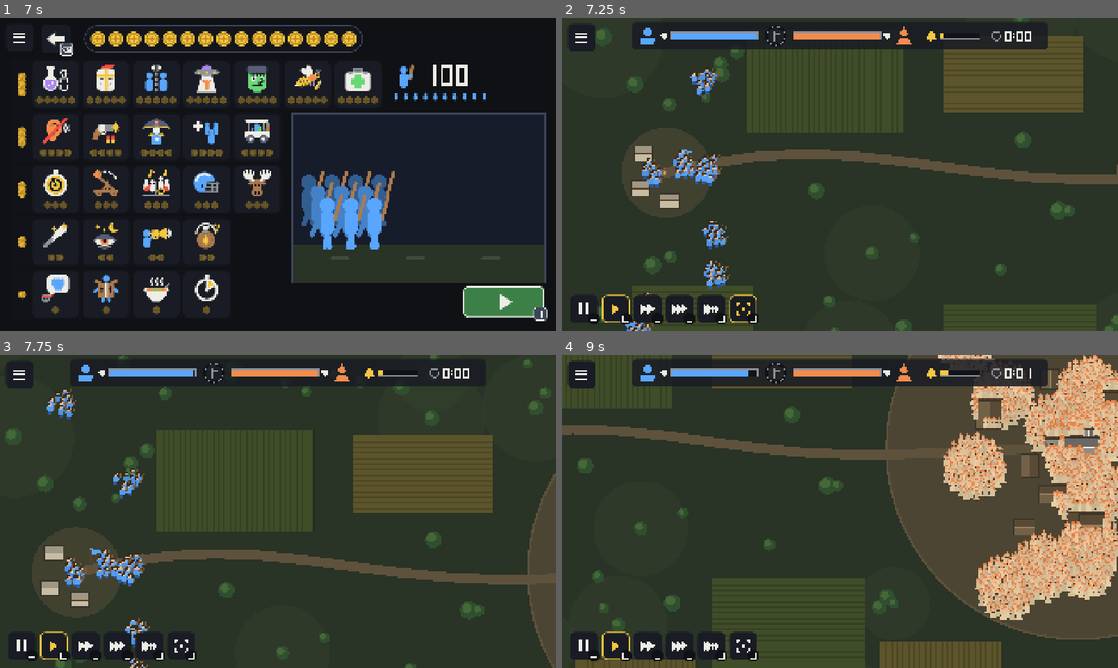
Above: before the commit, frames 1-4 (two rows, left to right).
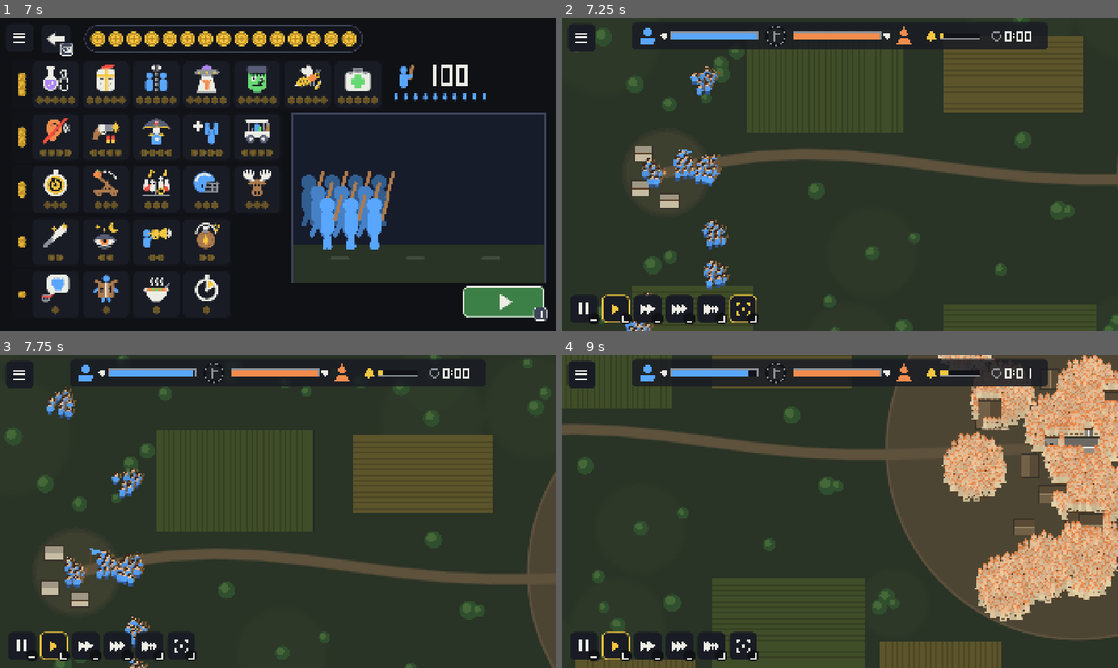
Above: after the commit, the same moments.

Repository: kuhyx/fifteen-dollar-siege
Game: Godot game, scene res://main.tscn
Same seed, same stepped clock (60 frames per second), same inputs: the game is played once before the commit and once after it.
Inputs (mouse positions are in pixels of both pictures, inside the frame that each line leads up to):
- Up to frame 1 (7 s): click (22, 36) at 0.5 s; click (278, 174) at 1.25 s; click (150, 99) at 2.02 s; click (55, 39) at 2.77 s; click (278, 99) at 3.52 s; click (55, 83) at 4.25 s; click (105, 83) at 5 s; click (155, 83) at 5.75 s; tap Enter (ui_accept) at 6.5, 6.77 s; move the mouse to (250, 237) at 6.52 s; hold Up from 6.53 s (still down); tap Space at 6.6 s; click (250, 237) at 6.67 s
- Up to frame 2 (7.25 s): keep holding Up; tap Enter (ui_accept) at 7.07 s
- Up to frame 3 (7.75 s): release Up at 7.25 s; drag from (278, 511) to (250, 574) at 7.27 s
- Up to frame 4 (9 s): move the mouse to (673, 464) at 8.02 s; hold A 8.03-8.75 s; click (673, 464) at 8.1 s; drag from (867, 511) to (673, 464) at 8.77 s

Frame 1 is identical in both runs. In frame 2, 0.9% of the frame differs, in the area x 6-100%, y 10-100%; in frame 3, 0.9%; in frame 4, 4.2%, in the area x 0-100%, y 0-91%.

Commit message:
Antialias figures and map by hand
MSAA 2D has no effect on the Compatibility renderer (docs list it for
Forward+ and Mobile only; a frame with it on is pixel-identical). Every
figure shape gets a one-pixel feather and the map outlines are
antialiased draw calls.

Co-Authored-By: Claude Fable 5.2 <noreply@anthropic.com>
Claude-Session: https://claude.ai/code/session_01WzxdWXs4gEhEUMr9rgYG9V

Diff:
--- a/project.godot
+++ b/project.godot
@@ -70,6 +70,10 @@
 "type": "sampler2D",
 "value": ""
 }
+pixel_m={
+"type": "float",
+"value": 1.0
+}
 block_count={
 "type": "int",
 "value": 0
--- a/src/autodrive/battle_checks.gd
+++ b/src/autodrive/battle_checks.gd
@@ -19,6 +19,10 @@
 const CHEVRON_FLOOR := 1500
 ## The same for the wasps' cloud on the whole-map view.
 const CLOUD_FLOOR := 4000
+## The share of soft (antialiased) edges a battle frame must have: on the
+## Compatibility renderer there is no MSAA 2D, so the edges are feathered by
+## hand (tests/view/test_antialias.gd). A staircase frame scores about 0.37.
+const SOFT_EDGES := 0.5
 ## Entering the screen may take this long, whole [lesson L9: under 1 s].
 const ENTER_BUDGET_MS := 1000.0
 
@@ -96,3 +100,13 @@
 	return bot.check(
 		seen < 0 or seen >= floor_px, "%s: %d px of %d changed" % [what, seen, floor_px]
 	)
+
+
+## The frame on screen has soft edges (SOFT_EDGES). True headless.
+static func edges_soft(bot: BotBase) -> bool:
+	var image: Image = await bot.shots.grab(bot.get_viewport())
+	if image == null:
+		return true
+	var share := FrameDiff.softness(image)
+	bot.numbers.append("soft_edges=%.2f" % share)
+	return bot.check(share >= SOFT_EDGES, "edges are %.2f soft, want %.2f" % [share, SOFT_EDGES])
--- a/src/autodrive/frame_diff.gd
+++ b/src/autodrive/frame_diff.gd
@@ -6,6 +6,10 @@
 
 ## Per-channel distance (0..1) from which a pixel counts as changed.
 const SEEN := 0.1
+## Per-channel steps of this size are soft (an antialiased edge), from HARD up
+## they are a staircase edge; smaller ones are flat colour or noise.
+const SOFT := 0.08
+const HARD := 0.3
 
 
 ## Pixels of `region` (image pixels) that differ between the two frames.
@@ -20,3 +24,27 @@
 			if gap >= SEEN:
 				count += 1
 	return count
+
+
+## Share of the edges in `image` that are soft (0..1): the number of
+## neighbouring pixel pairs that step SOFT to HARD, over all that step at
+## least SOFT. An antialiased frame scores high, a jagged one low.
+static func softness(image: Image) -> float:
+	var rgb := image.duplicate() as Image
+	rgb.convert(Image.FORMAT_RGB8)
+	var data := rgb.get_data()
+	var wide := rgb.get_width()
+	var soft := 0
+	var hard := 0
+	for y in range(0, rgb.get_height() - 1, 2):
+		for x in range(0, wide - 1, 2):
+			var at := (y * wide + x) * 3
+			for neighbour in [at + 3, at + wide * 3]:
+				var step := 0
+				for channel in 3:
+					step = maxi(step, absi(data[at + channel] - data[neighbour + channel]))
+				if step >= HARD * 255.0:
+					hard += 1
+				elif step >= SOFT * 255.0:
+					soft += 1
+	return float(soft) / maxf(soft + hard, 1.0)
--- a/src/autodrive/showcase_bot.gd
+++ b/src/autodrive/showcase_bot.gd
@@ -178,6 +178,7 @@
 	await watch(battle, 70)
 	return (
 		check(battle.crowd.squads[0].fallen() == 3, "the fallen lie in the fight")
+		and await BattleChecks.edges_soft(self)
 		and await shot("fight_close")
 	)
 
--- a/src/ui/figures/figure_builder.gd
+++ b/src/ui/figures/figure_builder.gd
@@ -9,6 +9,9 @@
 
 const NEAR_SEGMENTS := 14
 const FAR_SEGMENTS := 6
+## Added to a fringe vertex's outward angle in the mesh's UV.y, so the crowd
+## shader can tell it from a body vertex (whose UV.y is 0). Angles run -PI..PI.
+const FRINGE_FLAG := 4.0
 
 var detail := true
 var swing := 0.0
@@ -22,6 +25,16 @@
 var colors := PackedColorArray()
 var tags := PackedVector2Array()
 var indices := PackedInt32Array()
+## The one-pixel feather around every shape (antialiasing by hand: MSAA 2D
+## does nothing on the Compatibility renderer). Fringe vertices sit on the
+## outline; the shader pushes them out. Kept apart from the body so the
+## figure's own measures (bounds, triangles, spans) ignore them.
+var fringe_points := PackedVector2Array()
+var fringe_colors := PackedColorArray()
+var fringe_angles := PackedFloat32Array()
+var fringe_tags := PackedFloat32Array()
+## Triangle corners: 0 or more = a body vertex, -1 - k = fringe vertex k.
+var fringe_indices := PackedInt32Array()
 
 
 static func make(p_detail: bool, p_scale := 1.0) -> FigureBuilder:
@@ -41,6 +54,31 @@
 		tags.append(Vector2(swing, gear))
 	for index in order:
 		indices.append(base + index)
+	_feather(outline, base, tint)
+
+
+## A fringe around the outline whose vertices are `base`... in `points`.
+func _feather(outline: PackedVector2Array, base: int, tint: Color) -> void:
+	var count := outline.size()
+	var area := 0.0
+	for i in count:
+		area += outline[i].cross(outline[(i + 1) % count])
+	var first := fringe_points.size()
+	for i in count:
+		var before := (outline[i] - outline[(i + count - 1) % count]).normalized()
+		var after := (outline[(i + 1) % count] - outline[i]).normalized()
+		var normal := Vector2(before.y + after.y, -before.x - after.x)
+		if normal.is_zero_approx():
+			normal = Vector2(before.y, -before.x)
+		normal = normal.normalized() * signf(area)
+		fringe_points.append(outline[i] * scale + offset)
+		fringe_colors.append(Color(tint, 0.0))
+		fringe_angles.append(normal.angle() + FRINGE_FLAG)
+		fringe_tags.append(swing)
+	for i in count:
+		var next := (i + 1) % count
+		fringe_indices.append_array([base + i, base + next, -1 - (first + next)])
+		fringe_indices.append_array([base + i, -1 - (first + next), -1 - (first + i)])
 
 
 ## The same from flat numbers: [x0, y0, x1, y1, ...].
@@ -157,12 +195,24 @@
 
 
 func mesh() -> ArrayMesh:
+	var all_points := points.duplicate()
+	var all_colors := colors.duplicate()
+	var all_tags := PackedVector2Array()
+	for tag in tags:
+		all_tags.append(Vector2(tag.x, 0.0))
+	for i in fringe_points.size():
+		all_points.append(fringe_points[i])
+		all_colors.append(fringe_colors[i])
+		all_tags.append(Vector2(fringe_tags[i], fringe_angles[i]))
+	var all_indices := indices.duplicate()
+	for corner in fringe_indices:
+		all_indices.append(corner if corner >= 0 else points.size() - 1 - corner)
 	var arrays := []
 	arrays.resize(Mesh.ARRAY_MAX)
-	arrays[Mesh.ARRAY_VERTEX] = points
-	arrays[Mesh.ARRAY_COLOR] = colors
-	arrays[Mesh.ARRAY_TEX_UV] = tags
-	arrays[Mesh.ARRAY_INDEX] = indices
+	arrays[Mesh.ARRAY_VERTEX] = all_points
+	arrays[Mesh.ARRAY_COLOR] = all_colors
+	arrays[Mesh.ARRAY_TEX_UV] = all_tags
+	arrays[Mesh.ARRAY_INDEX] = all_indices
 	var out := ArrayMesh.new()
 	out.add_surface_from_arrays(Mesh.PRIMITIVE_TRIANGLES, arrays)
 	return out
--- a/src/view/battle/crowd.gdshader
+++ b/src/view/battle/crowd.gdshader
@@ -21,6 +21,9 @@
 global uniform float siege_clock;
 // Times life size at a far zoom (a man never shrinks to a speck), about the feet.
 global uniform float figure_boost;
+// Metres one real pixel spans: the feather (UV.y above 0.5 = a fringe vertex,
+// its outward angle plus 4) is one pixel wide at every zoom.
+global uniform float pixel_m;
 uniform float flip = 1.0;
 // Amplitudes: bob (walk), shake (fight), lean (flee), swing (weapon arm).
 uniform vec4 motion = vec4(0.38, 0.09, 0.42, 0.9);
@@ -84,7 +87,9 @@
 	float t = siege_clock + phase * 6.2831853;
 	float state = mix(pose, 4.0, fallen);
 	float side = phase > 0.5 ? 1.0 : -1.0;
-	vec2 v = VERTEX * figure_boost;
+	float rim = step(0.5, UV.y);
+	vec2 outward = vec2(cos(UV.y - 4.0), sin(UV.y - 4.0));
+	vec2 v = VERTEX * figure_boost + rim * outward * pixel_m * 0.8;
 	vec2 shift = vec2(0.0);
 	float tilt = 0.0;
 	if (flame > 0.0) {
--- a/src/view/battle/crowd_layer.gd
+++ b/src/view/battle/crowd_layer.gd
@@ -23,6 +23,9 @@
 const MAX_BOOST := 4.0
 ## The shader's global for it, set once a frame beside the clock.
 const BOOST := &"figure_boost"
+## The shader's global for the metres one real pixel spans: the feather
+## around every figure is one pixel wide at any zoom.
+const PIXEL := &"pixel_m"
 ## The shader's globals for the buildings: a one-row float texture of
 ## (x, y, w, h) and how many of its texels are used.
 const BLOCKS := &"blocks"
@@ -87,6 +90,7 @@
 	RenderingServer.global_shader_parameter_set(CLOCK, clock)
 	var boost := boost_for(zoom_px)
 	RenderingServer.global_shader_parameter_set(BOOST, boost)
+	RenderingServer.global_shader_parameter_set(PIXEL, pixel_m_for(zoom_px))
 	var cheering := _cheer > 0.0
 	_cheer = maxf(_cheer - delta * CHEER_FADE, 0.0)
 	for i in mini(squads.size(), shot.entity_count()):
@@ -103,6 +107,11 @@
 ## metre): 1 once a man is tall enough, more as the camera goes out.
 static func boost_for(zoom_px: float) -> float:
 	return clampf(MIN_MAN_PX / maxf(zoom_px * MAN_M, 0.001), 1.0, MAX_BOOST)
+
+
+## Metres one real pixel spans at `zoom_px` (real pixels per metre).
+static func pixel_m_for(zoom_px: float) -> float:
+	return 1.0 / maxf(zoom_px, 0.001)
 
 
 ## True while any swarm of wasps is in the air.
--- a/src/view/battle/map_layer.gd
+++ b/src/view/battle/map_layer.gd
@@ -24,12 +24,12 @@
 	for i in plan.trees.size():
 		if i % 5 == 0:
 			var patch := Vector2(plan.trees[i].x, plan.trees[i].y)
-			draw_circle(patch, plan.trees[i].z * 7.0, Color(WorldPalette.GRASS_LIGHT, 0.5))
+			_haze(patch, plan.trees[i].z * 7.0, Color(WorldPalette.GRASS_LIGHT, 0.5))
 	for i in plan.fields.size():
 		_field(plan.fields[i], i)
 	draw_circle(map.village_center, map.village_radius, WorldPalette.YARD)
-	draw_arc(map.village_center, map.village_radius, 0.0, TAU, 96, WorldPalette.PATH, 1.2)
-	draw_polyline(plan.path, WorldPalette.PATH, PATH_M)
+	draw_arc(map.village_center, map.village_radius, 0.0, TAU, 96, WorldPalette.PATH, 1.2, true)
+	draw_polyline(plan.path, WorldPalette.PATH, PATH_M, true)
 	for point in plan.path:
 		draw_circle(point, PATH_M / 2.0, WorldPalette.PATH)
 	for tree in plan.trees:
@@ -87,18 +87,33 @@
 	for i in 4:
 		var slope := PackedVector2Array([corners[i], corners[(i + 1) % 4], plan.bell])
 		draw_colored_polygon(slope, stone.darkened(0.08 * i))
+		_rim(slope, stone.darkened(0.08 * i))
 	draw_circle(plan.bell, 2.3, WorldPalette.SOOT)
 	draw_circle(plan.bell, 1.7, WorldPalette.BRASS)
 
 
+## A translucent disc with a soft edge: three discs, each a little smaller,
+## so the rim is a gradient instead of a staircase.
+func _haze(at: Vector2, radius: float, tint: Color) -> void:
+	var soft := Color(tint, tint.a / 3.0)
+	for share: float in [1.0, 0.94, 0.88]:
+		draw_circle(at, radius * share, soft)
+
+
+## An antialiased hairline of the same colour around a filled polygon.
+func _rim(outline: PackedVector2Array, tint: Color) -> void:
+	draw_polyline(outline + PackedVector2Array([outline[0]]), tint, 0.5, true)
+
+
 func _tree(at: Vector2, crown: float) -> void:
 	draw_circle(at, crown, WorldPalette.TREE)
+	draw_arc(at, crown, 0.0, TAU, 24, WorldPalette.TREE, 0.5, true)
 	draw_circle(at + Vector2(-0.25, -0.25) * crown, crown * 0.55, WorldPalette.TREE_LIGHT)
 
 
 ## The army's start: three tents around a fire and a pole with its colour.
 func _camp(at: Vector2) -> void:
-	draw_circle(at, 26.0, Color(WorldPalette.PATH, 0.45))
+	_haze(at, 26.0, Color(WorldPalette.PATH, 0.45))
 	for offset in MapPlan.TENTS:
 		var tent := Rect2(at + offset - MapPlan.TENT_SIZE / 2.0, MapPlan.TENT_SIZE)
 		_roof(tent, WorldPalette.TENT, WorldPalette.TENT.darkened(0.2), WorldPalette.WOOD_DARK)
--- /dev/null
+++ b/tests/view/test_antialias.gd
@@ -0,0 +1,65 @@
+extends GutTest
+## Antialiasing on the Compatibility renderer. MSAA 2D does nothing there (the
+## Godot docs list it for Forward+ and Mobile only, and a frame with it on is
+## pixel-identical to one without), so the edges are feathered by hand: every
+## figure shape carries a one-pixel fringe the crowd shader pushes outward.
+
+const FEATHER := Color(1, 1, 1, 0)
+
+
+func _square() -> FigureBuilder:
+	var b := FigureBuilder.make(true)
+	b.box(0.0, -2.0, 1.0, 2.0, Color.RED)
+	return b
+
+
+func _arrays(b: FigureBuilder) -> Array:
+	return b.mesh().surface_get_arrays(0)
+
+
+func test_a_shape_gets_a_fringe_vertex_for_each_corner() -> void:
+	var arrays := _arrays(_square())
+	var colors: PackedColorArray = arrays[Mesh.ARRAY_COLOR]
+	assert_eq(colors.size(), 8, "four corners, four fringe corners")
+	var clear := 0
+	for tint in colors:
+		if is_zero_approx(tint.a):
+			clear += 1
+	assert_eq(clear, 4, "the fringe fades out")
+
+
+func test_the_fringe_points_outward_in_the_uv() -> void:
+	var arrays := _arrays(_square())
+	var uvs: PackedVector2Array = arrays[Mesh.ARRAY_TEX_UV]
+	var verts: PackedVector2Array = arrays[Mesh.ARRAY_VERTEX]
+	var centre := Vector2(0.5, -1.0)
+	for i in range(4, 8):
+		assert_gt(uvs[i].y, 0.5, "marked as fringe")
+		var out := Vector2.from_angle(uvs[i].y - FigureBuilder.FRINGE_FLAG)
+		var corner := verts[i]
+		assert_gt(out.dot(corner - centre), 0.0, "away from the middle")
+	for i in 4:
+		assert_lt(uvs[i].y, 0.5, "the body is not fringe")
+
+
+func test_the_fringe_does_not_change_the_figure_s_own_geometry() -> void:
+	var b := _square()
+	assert_eq(b.triangles(), 2)
+	assert_eq(b.bounds(), Rect2(0.0, -2.0, 1.0, 2.0))
+	assert_eq(b.body_tint(), Color.RED)
+
+
+func test_every_figure_of_the_game_is_feathered() -> void:
+	for kind: int in SiegeSnapshot.Kind.values():
+		var spec := FigureLibrary.spec(kind, FigureLook.new())
+		for mesh: ArrayMesh in spec.near + spec.far:
+			var colors: PackedColorArray = mesh.surface_get_arrays(0)[Mesh.ARRAY_COLOR]
+			var clear := 0
+			for tint in colors:
+				clear += 1 if is_zero_approx(tint.a) else 0
+			assert_gt(clear, 0, "kind %d has no fringe" % kind)
+
+
+func test_the_shader_knows_how_big_a_pixel_is() -> void:
+	assert_almost_eq(CrowdLayer.pixel_m_for(4.0), 0.25, 0.0001)
+	assert_gt(CrowdLayer.pixel_m_for(1.0), CrowdLayer.pixel_m_for(10.0))
Not shown, added: tests/view/test_antialias.gd.uid
